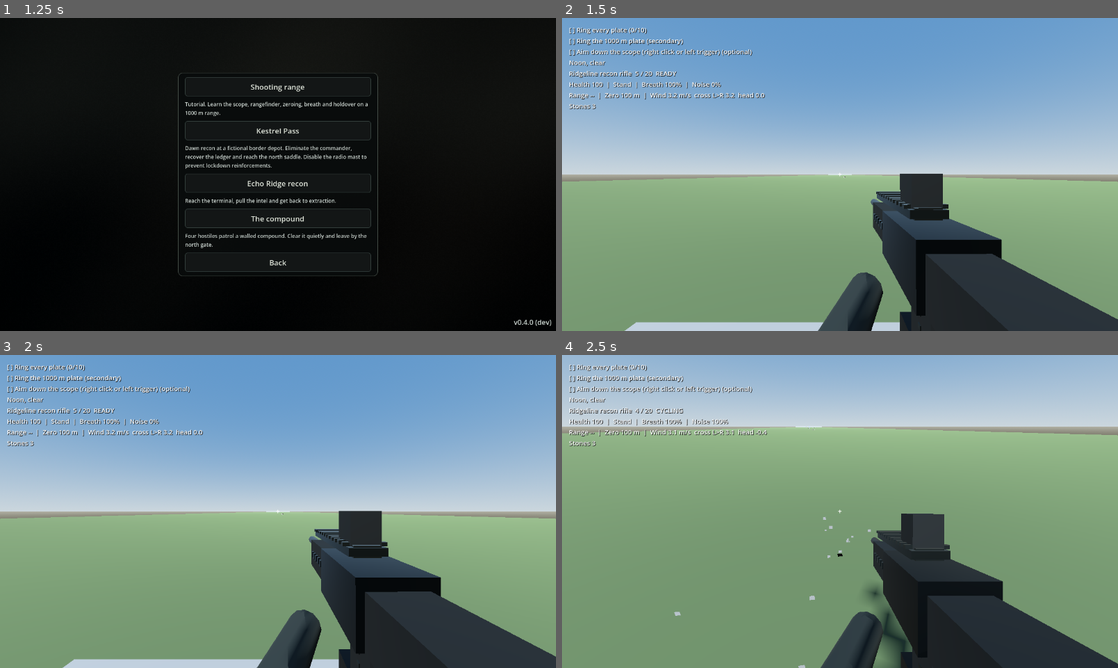
Above: before the commit, frames 1-4 (two rows, left to right).
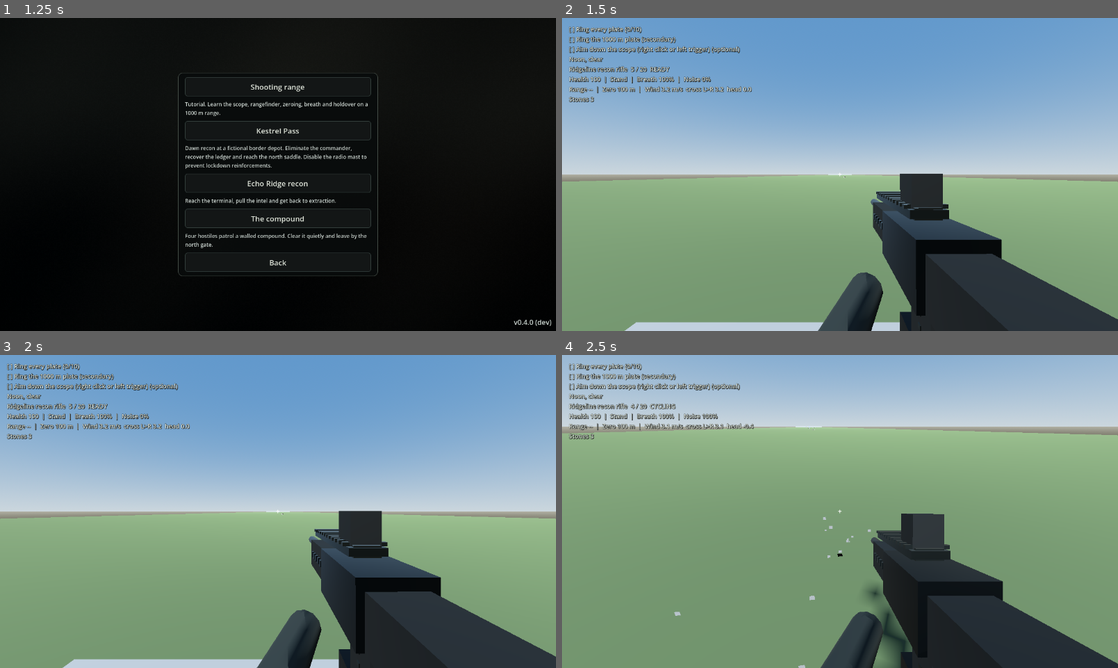
Above: after the commit, the same moments.

Repository: adam656677-oss/sniper
Game: Godot game, scene res://scenes/ui/main_menu.tscn
Same seed, same stepped clock (60 frames per second), same inputs: the game is played once before the commit and once after it.
Inputs (mouse positions are in pixels of both pictures, inside the frame that each line leads up to):
- Up to frame 1 (1.25 s): click "Missions" at 0.5 s
- Up to frame 2 (1.5 s): click "Shooting range" at 1.25 s
- Up to frame 3 (2 s): no input
- Up to frame 4 (2.5 s): tap Enter at 2 s; move the mouse to (867, 511) at 2.02 s; hold W (move_forward) from 2.03 s (still down); hold T (tag) from 2.03 s (still down); click (867, 511) at 2.17 s

Frame 1 is identical in both runs. In frame 2, 3.2% of the frame differs, in the area x 1-37%, y 2-30%; in frame 3, 3.2%; in frame 4, 3.0%.

Commit message:
Improve HUD readability and consistent tactical typography

Diff:
--- a/scenes/ui/hud.gd
+++ b/scenes/ui/hud.gd
@@ -2,12 +2,18 @@
 
 # Mission HUD text. Content is written by the mission each physics frame.
 
+const ThemeKit = preload("res://scenes/ui/ui_theme.gd")
+
 func _ready() -> void:
+	ThemeKit.apply(self)
 	mouse_filter = Control.MOUSE_FILTER_IGNORE
 	position = Vector2(16, 16)
 	autowrap_mode = TextServer.AUTOWRAP_WORD_SMART
-	size = Vector2(560, 0)
-	add_theme_font_size_override("font_size", 15)
+	size = Vector2(600, 0)
+	add_theme_font_size_override("font_size", 14)
+	add_theme_color_override("font_color", Color(0.88, 0.91, 0.87))
+	add_theme_constant_override("outline_size", 2)
+	add_theme_color_override("font_outline_color", Color(0.015, 0.02, 0.018, 0.95))
 	add_theme_color_override("font_shadow_color", Color(0, 0, 0, 0.8))
 	add_theme_constant_override("shadow_offset_x", 1)
 	add_theme_constant_override("shadow_offset_y", 1)
